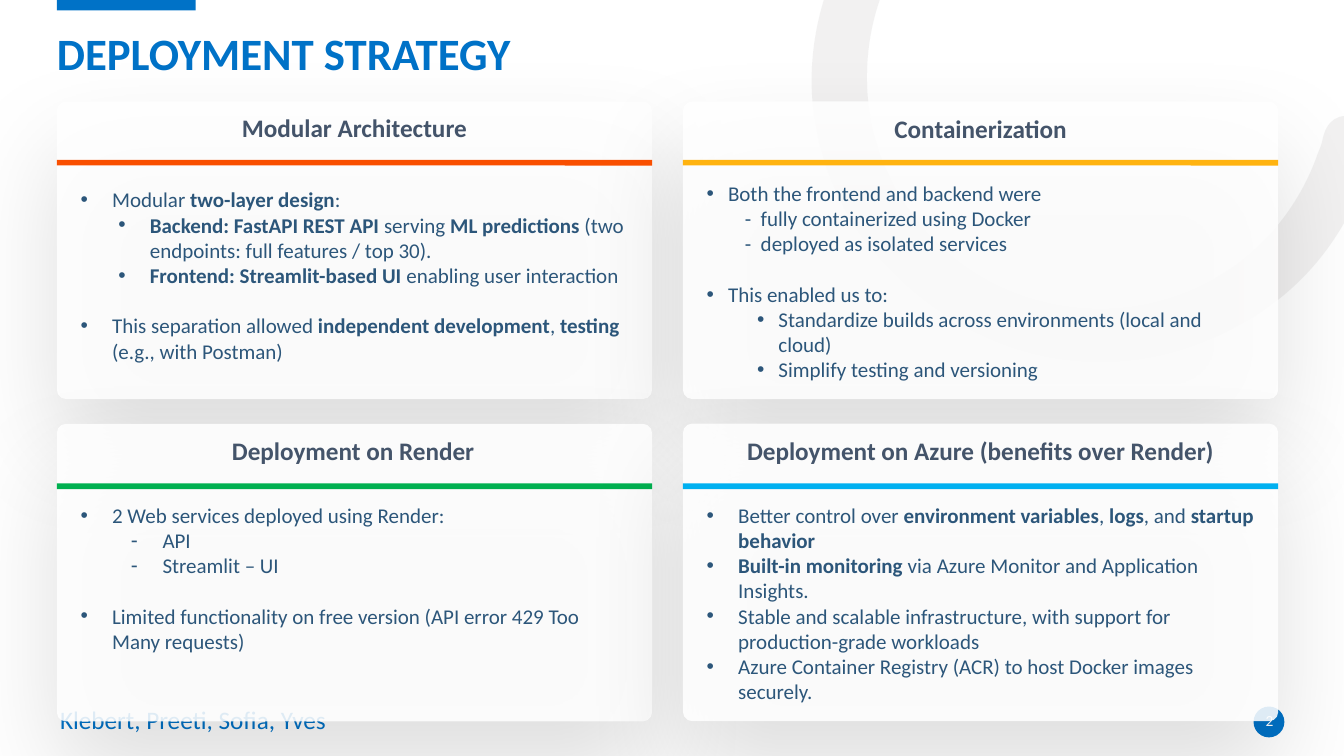
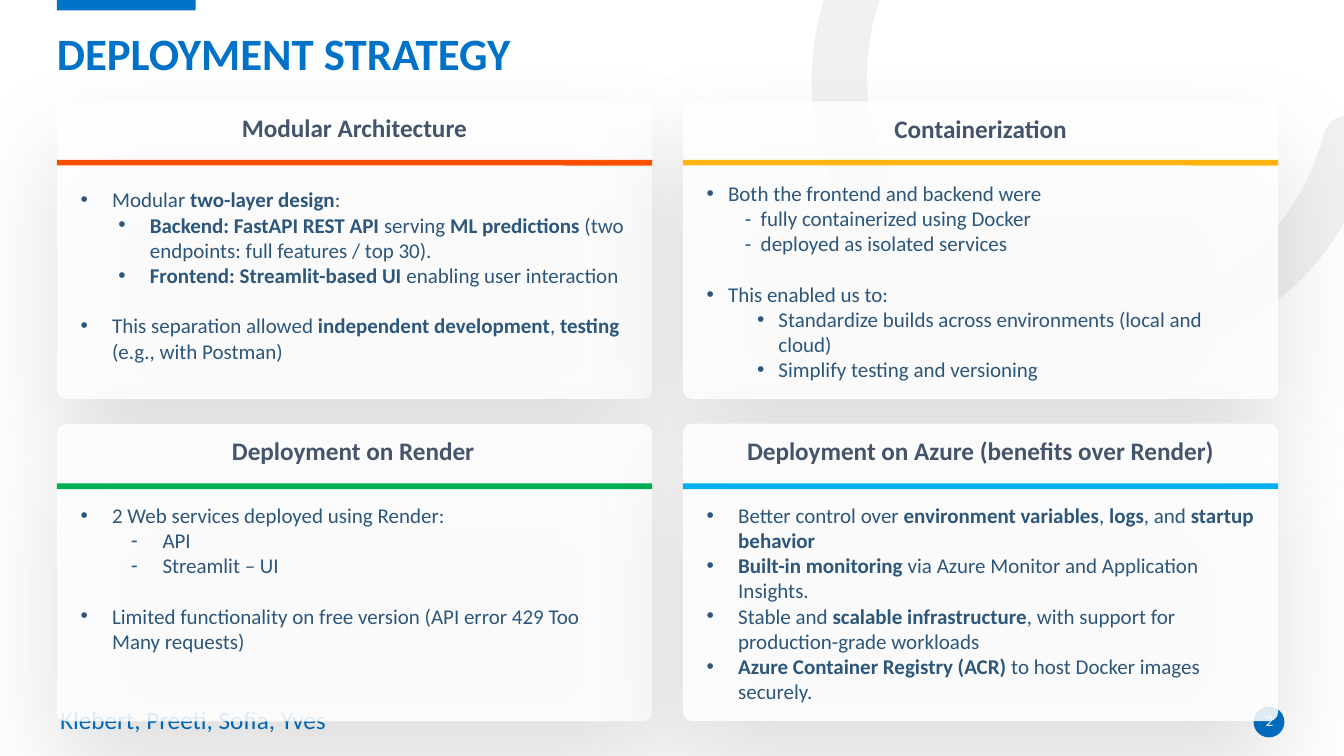
Before and after one commit to subllings/real-estate-price-predictor, a slide deck: slide 2 of deck/03. Immobweb - Deployment.pptx. Drawn at 1344x756 pixels with LibreOffice and Linux fonts; fonts in the diff are those of the drawing. Boxes give left, top, right and bottom in pixels: in the first picture for what was removed or moved away, otherwise in the second. Text is boxed around its words. In the diff, an @@ line names an element or a change of style, - is before the commit and + after.

```diff
--- a/deck/03. Immobweb - Deployment.pptx
+++ b/deck/03. Immobweb - Deployment.pptx
@@ text at (x1=738, y1=609, x2=1200, y2=703): bold on in "scalable infrastructure,", "Azure Container Registry (ACR)" @@
```
Also in this commit, not shown: 1 other slide changed, 3 other files.
